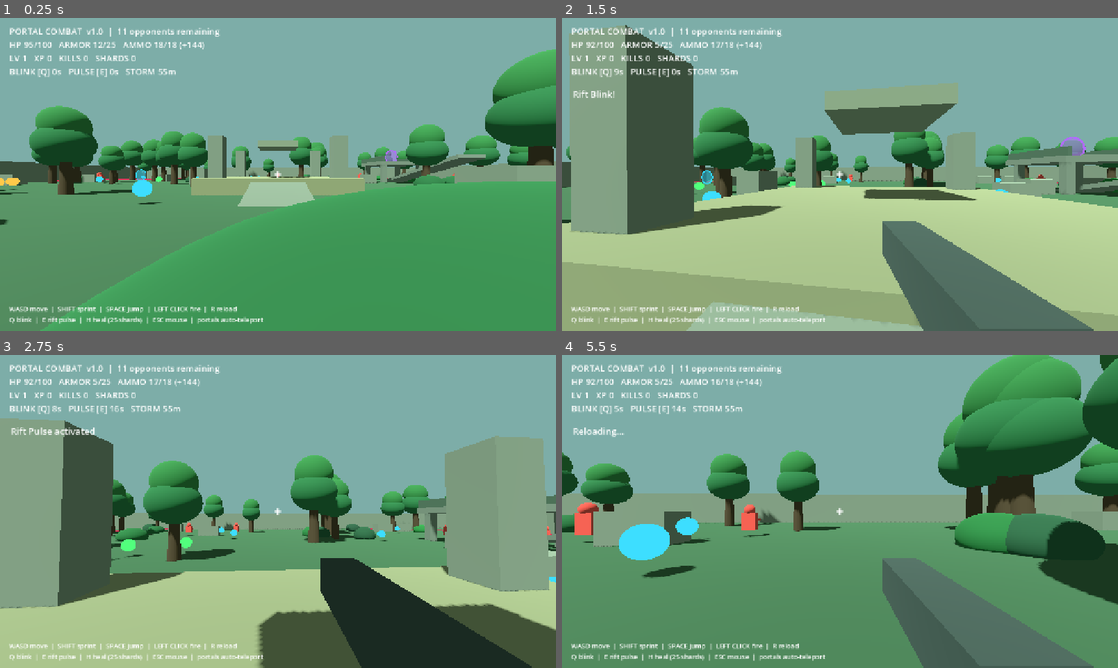
Above: before the commit, frames 1-4 (two rows, left to right).
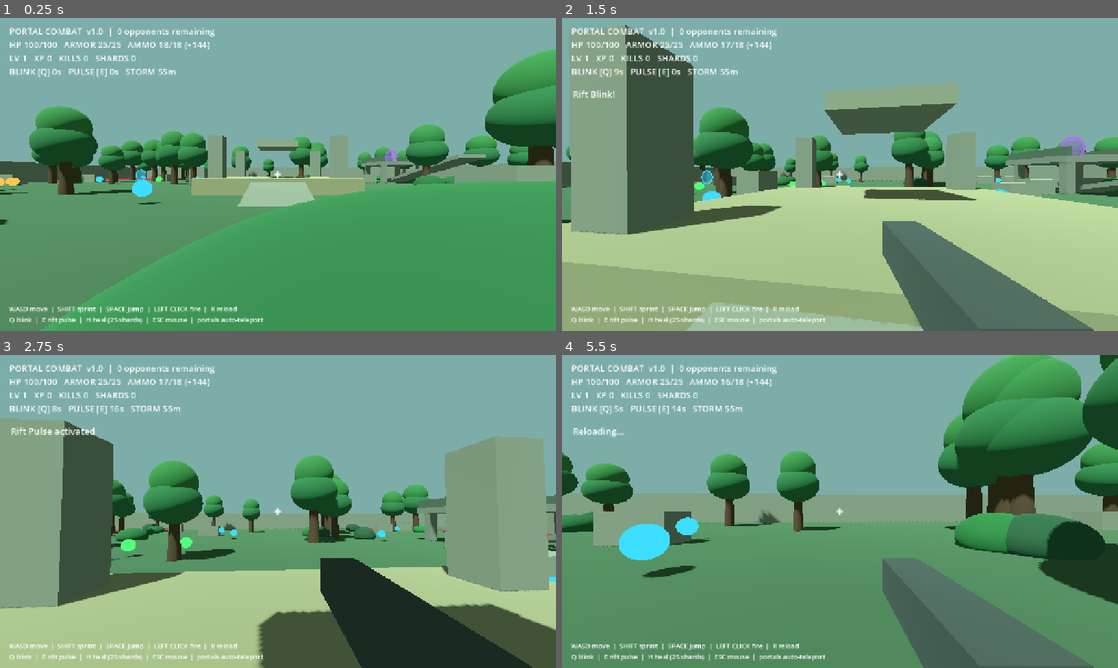
Above: after the commit, the same moments.

Repository: bravocompanion/Portal-Combat
Game: Godot game, scene res://scenes/main.tscn
The game is run twice, just before and just after one commit, with the same random seed, the same clock (stepped at 60 frames per second) and the same inputs.
Inputs (mouse positions are in pixels of both pictures, inside the frame that each line leads up to):
- Up to frame 1 (0.25 s): no input
- Up to frame 2 (1.5 s): tap Enter at 0.5 s; move the mouse to (867, 174) at 0.52 s; hold W from 0.53 s (still down); tap R at 0.6 s; click (867, 174) at 0.67 s; tap Space at 0.77 s; move the mouse to (812, 174) at 1.27 s; tap Q at 1.35 s
- Up to frame 3 (2.75 s): keep holding W; tap Space at 1.52 s; move the mouse to (289, 505) at 2.02 s; tap E at 2.1 s
- Up to frame 4 (5.5 s): keep holding W; move the mouse to (834, 517) at 2.77 s; tap H at 2.85 s; click (834, 517) at 2.92 s; tap Space at 3.02, 3.77, 4.52 s; move the mouse to (878, 514) at 3.52 s; hold Shift 3.53-4.28 s; move the mouse to (795, 508) at 4.27 s; tap R at 4.35 s; move the mouse to (845, 511) at 5.02 s; tap Q at 5.1 s; click (845, 511) at 5.17 s

The runs differ from the first frame. In frame 1, 0.5% of the frame differs, in the area x 4-82%, y 3-53%; in frame 2, 0.6%; in frame 3, 0.6%; in frame 4, 1.1%, in the area x 2-40%, y 3-60%.
Error after the commit: Parse Error: Cannot infer the type of "offset" variable because the value doesn't have a set type. (res://scripts/enemy.gd:69)

Commit message:
fix: avoid invalid static typing for dynamically constructed Godot actors

Diff:
--- a/scripts/enemy.gd
+++ b/scripts/enemy.gd
@@ -7,7 +7,7 @@
 var stun_timer := 0.0
 var attack_timer := 0.0
 var scan_timer := 0.0
-var target: Node3D
+var target
 var visual: Node3D
 var base_color := Color(0.72, 0.27, 0.24)
 var dead := false
@@ -106,7 +106,7 @@
 	query.exclude = [get_rid()]
 	var hit := get_world_3d().direct_space_state.intersect_ray(query)
 	if not hit.is_empty() and hit.collider == target and randf() < 0.73:
-		target.take_damage(randf_range(7.0, 12.0), self)
+		target.call("take_damage", randf_range(7.0, 12.0), self)
 
 func take_damage(amount: float, attacker: Node = null) -> void:
 	if dead:
